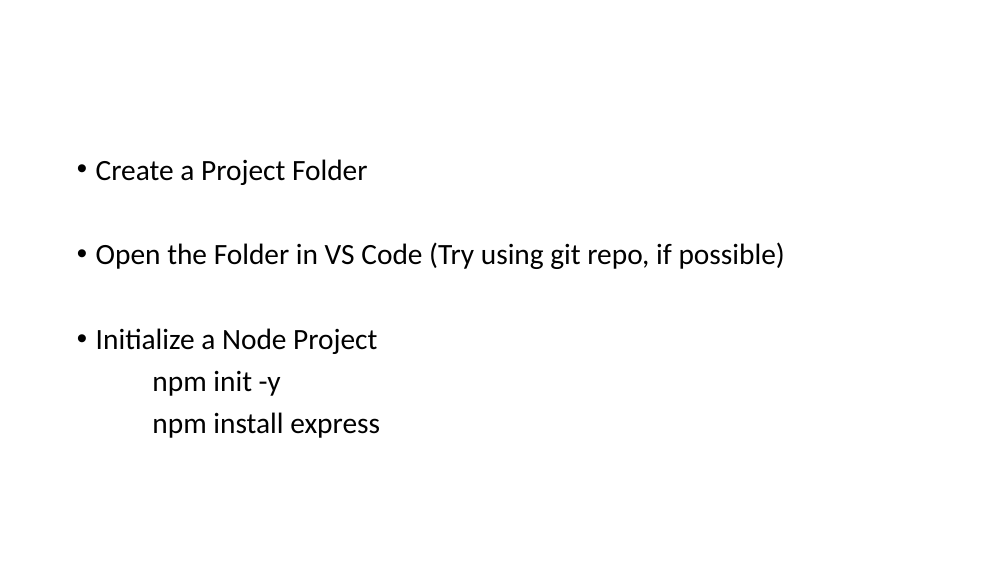
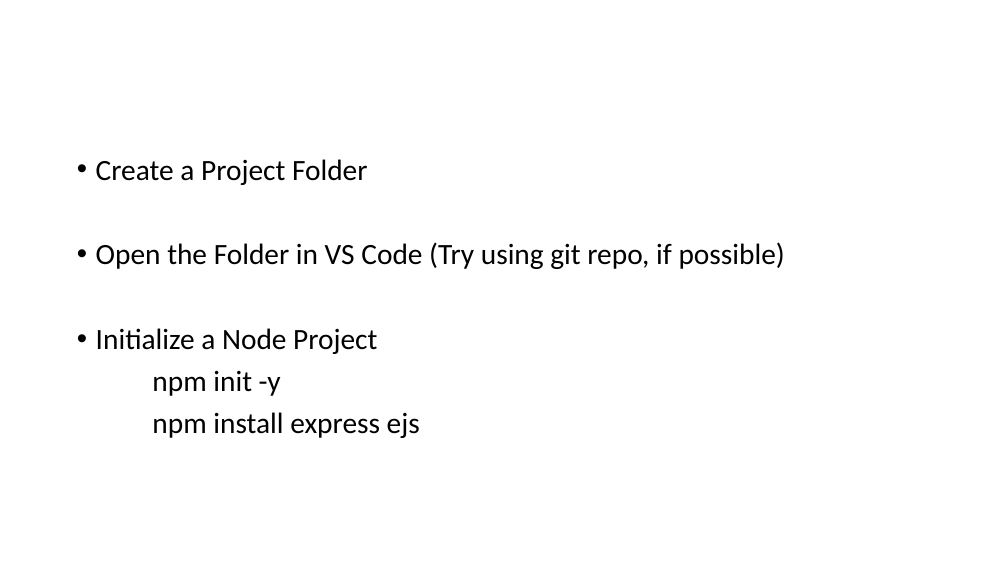
Before and after one commit to EcCode26/FSD, a slide deck: slide 6 of FSD lab.pptx. Drawn at 1008x567 pixels with LibreOffice and Linux fonts; fonts in the diff are those of the drawing. Boxes give left, top, right and bottom in pixels: in the first picture for what was removed or moved away, otherwise in the second. Text is boxed around its words. In the diff, an @@ line names an element or a change of style, - is before the commit and + after.

```diff
--- a/FSD lab.pptx
+++ b/FSD lab.pptx
@@ text at bbox=[152, 412, 420, 438]: text changed @@
-npm install express
+npm install express ejs
```
Also in this commit, not shown: 7 other files.
